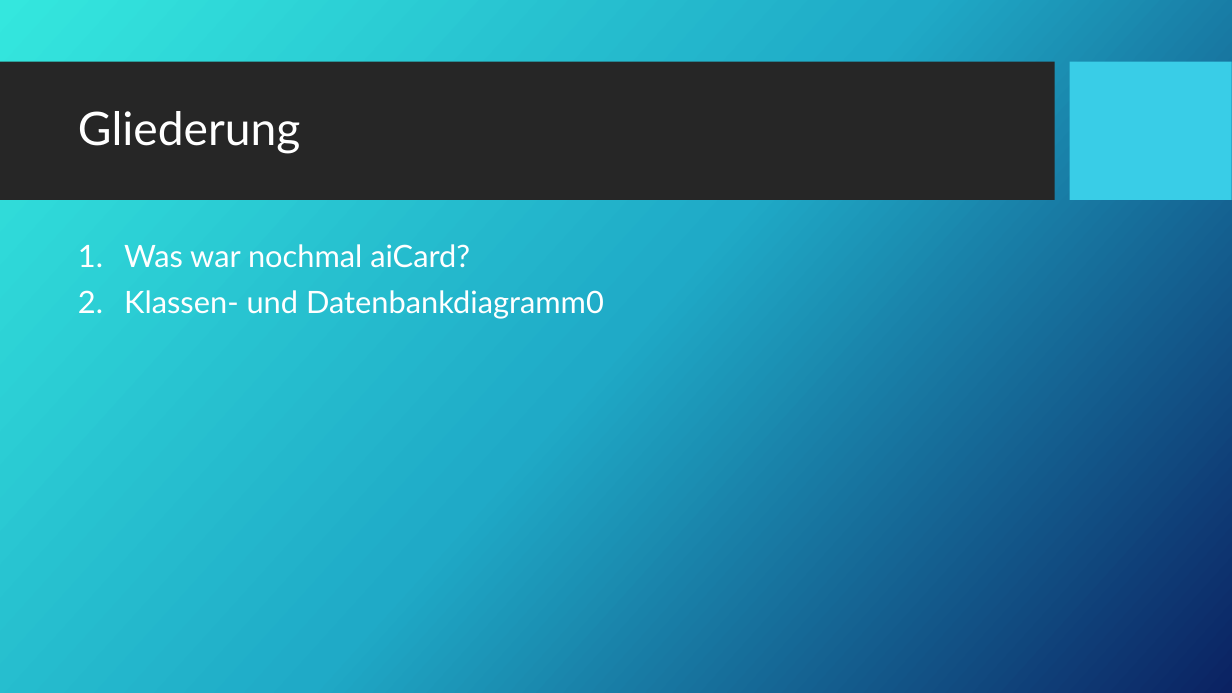
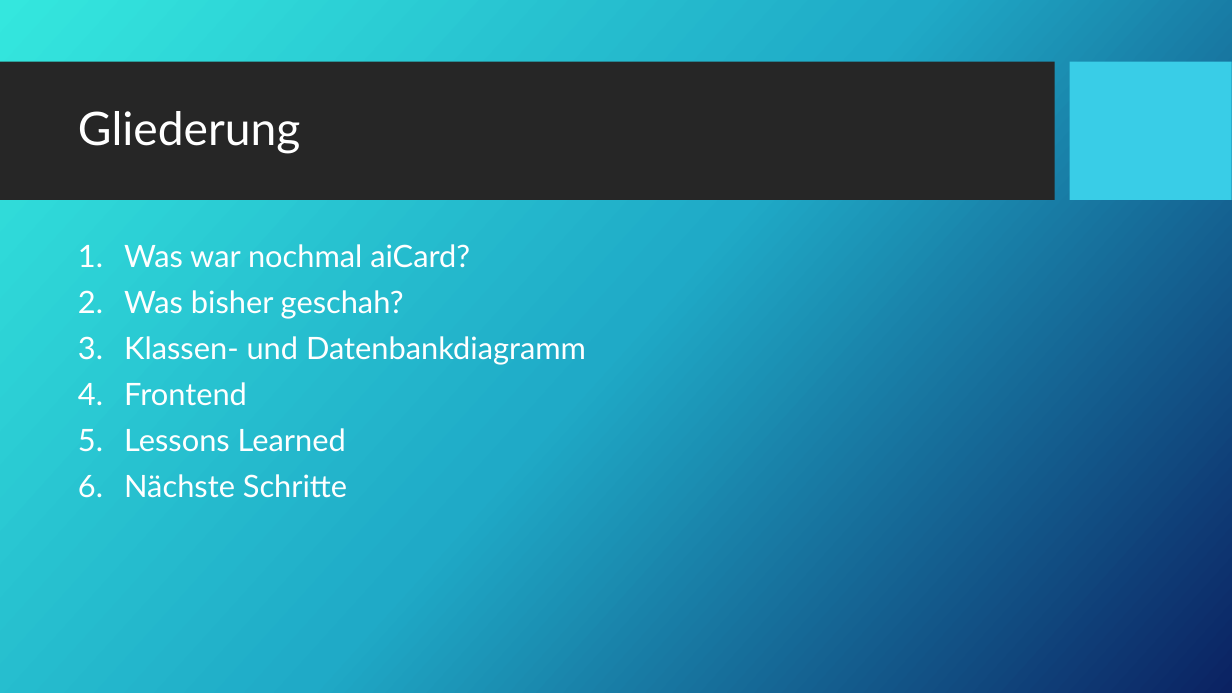
Before and after one commit to fh-erfurt/AICard, a slide deck: slide 2 of Präsentationen/4_Prösentation.pptx. Drawn at 1232x693 pixels with LibreOffice and Linux fonts; fonts in the diff are those of the drawing; background and template pictures are left out. Boxes give left, top, right and bottom in pixels: in the first picture for what was removed or moved away, otherwise in the second. Text is boxed around its words. In the diff, an @@ line names an element or a change of style, - is before the commit and + after.

```diff
--- a/Präsentationen/4_Prösentation.pptx
+++ b/Präsentationen/4_Prösentation.pptx
@@ text at bbox=[124, 290, 586, 498]: text changed @@
-2. Klassen- und Datenbankdiagramm0
+2. Was bisher geschah?
+3. Klassen- und Datenbankdiagramm
+4. Frontend
+5. Lessons Learned
+6. Nächste Schritte
```
Also in this commit, not shown: 1 other slide changed, 1 slide added.
